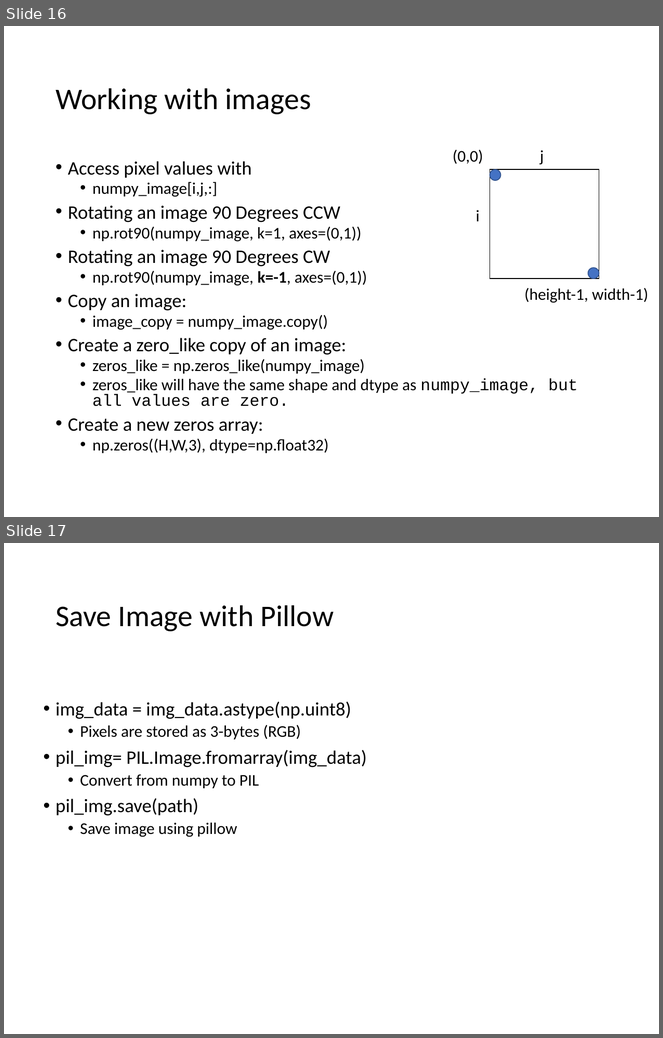
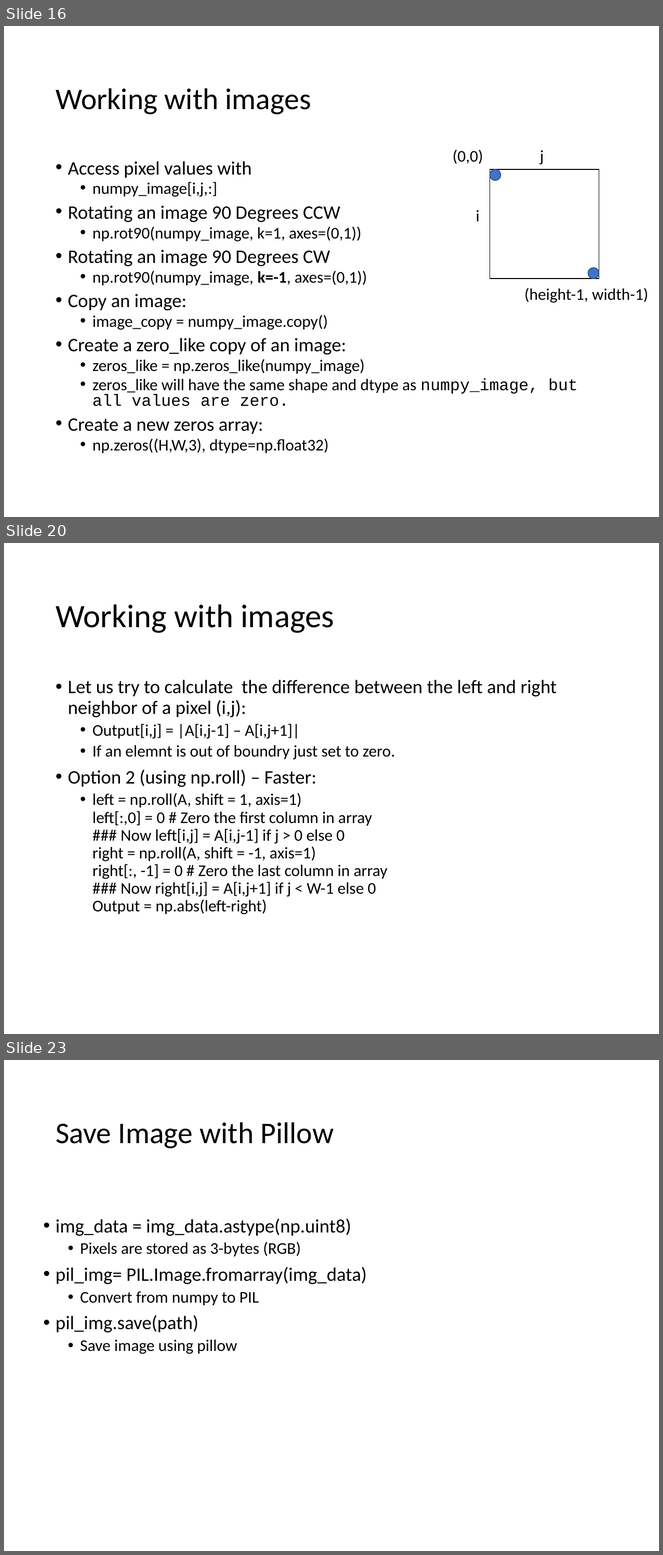
Before and after one commit to lironcohen8/CG_Seam_Carving, a slide deck: Ex1.pptx. Shown one above the other, each under a label of ours: slides 16 and 17 before the commit, slides 16, 20 and 23 after it; the slides between them are not shown. The pictures are 663x1038 and 663x1555 pixels, drawn with LibreOffice and Linux fonts; fonts in the diff are those of the drawing. Boxes give left, top, right and bottom in pixels: in the first picture for what was removed or moved away, otherwise in the second. Text is boxed around its words. In the diff, an @@ line names an element or a change of style, - is before the commit and + after.

```diff
--- a/Ex1.pptx
+++ b/Ex1.pptx
@@ slide 20 added at (4, 543, 659, 1034), background #FFFFFF @@
@@ title added at (55, 604, 334, 633), 36 pt, text #000000 @@
+Working with images
@@ text added at (68, 680, 557, 915), 18 pt, text #000000 @@
+• Let us try to calculate the difference between the left and right neighbor of a pixel (i,j):
+  • Output[i,j] = |A[i,j-1] – A[i,j+1]|
+  • If an elemnt is out of boundry just set to zero.
+• Option 2 (using np.roll) – Faster:
+  • left = np.roll(A, shift = 1, axis=1)
+    left[:,0] = 0 # Zero the first column in array
+    ### Now left[i,j] = A[i,j-1] if j > 0 else 0
+    right = np.roll(A, shift = -1, axis=1)
+    right[:, -1] = 0 # Zero the last column in array
+    ### Now right[i,j] = A[i,j+1] if j < W-1 else 0
+    Output = np.abs(left-right)
@@ what was slide 17 is now slide 23 @@
```
Also in this commit, not shown: 5 other slides added, 20 other files.
